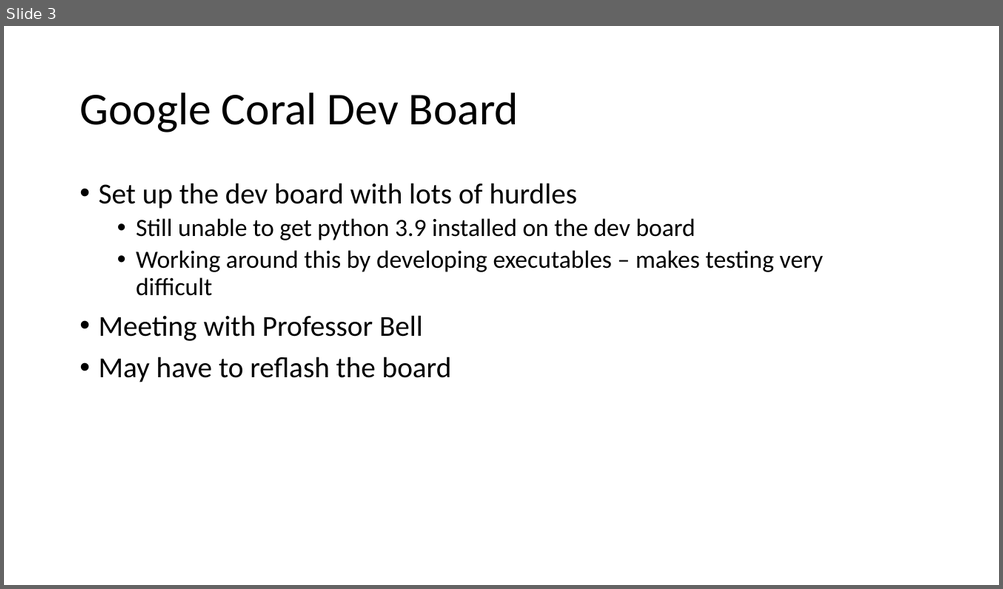
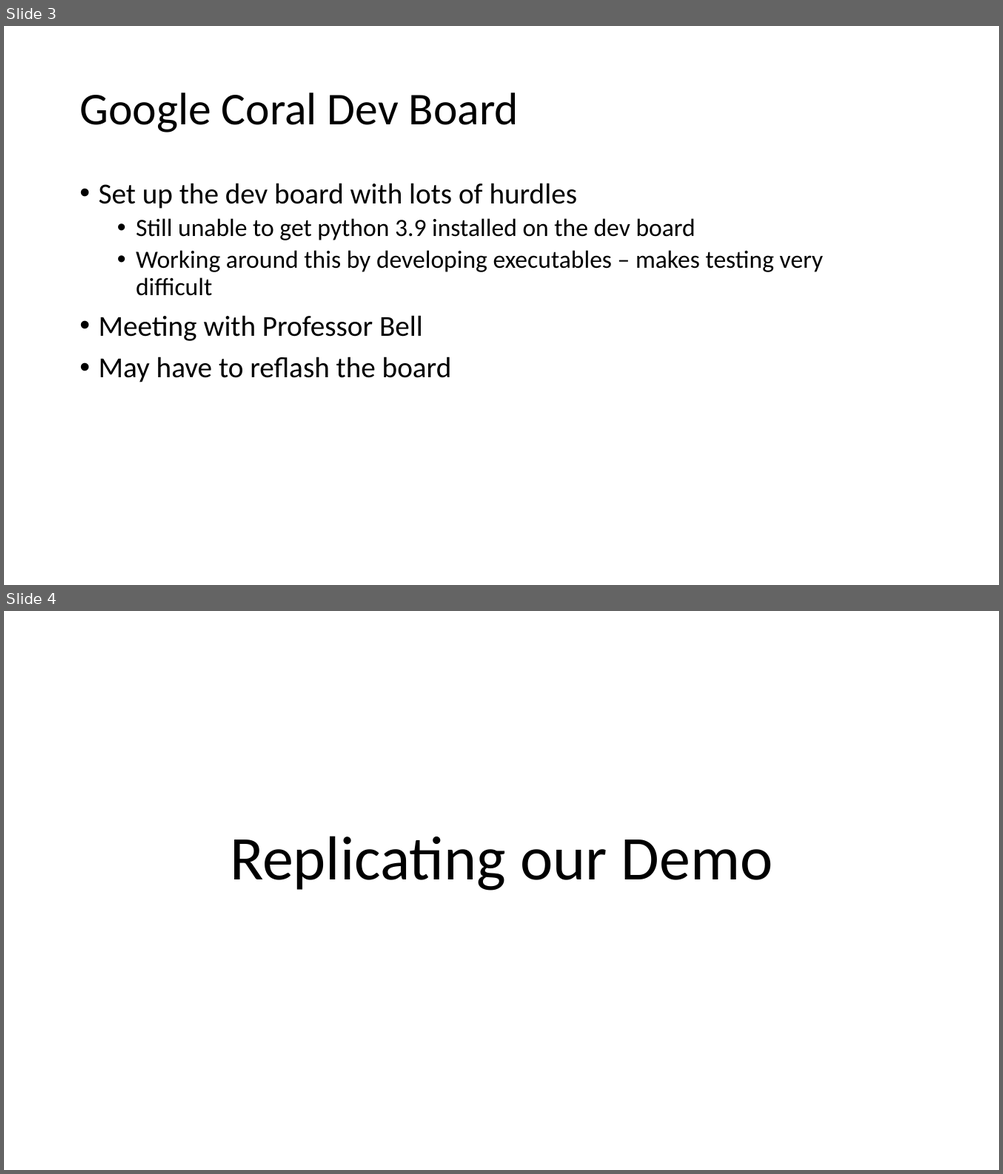
Before and after one commit to daea69twins/voiceseperation, a slide deck: Bi-Weekly Reports/Week 9.pptx. Shown one above the other, each under a label of ours: slide 3 before the commit, slides 3 and 4 after it. The pictures are 1003x589 and 1003x1174 pixels, drawn with LibreOffice and Linux fonts; fonts in the diff are those of the drawing. Boxes give left, top, right and bottom in pixels: in the first picture for what was removed or moved away, otherwise in the second. Text is boxed around its words. In the diff, an @@ line names an element or a change of style, - is before the commit and + after.

```diff
--- a/Bi-Weekly Reports/Week 9.pptx
+++ b/Bi-Weekly Reports/Week 9.pptx
@@ slide 4 added at (x1=4, y1=611, x2=999, y2=1170), background #FFFFFF @@
@@ title added at (x1=230, y1=836, x2=773, y2=891), 60 pt, text #000000 @@
+Replicating our Demo
```
Also in this commit, not shown: 1 slide changed, 4 other files.
